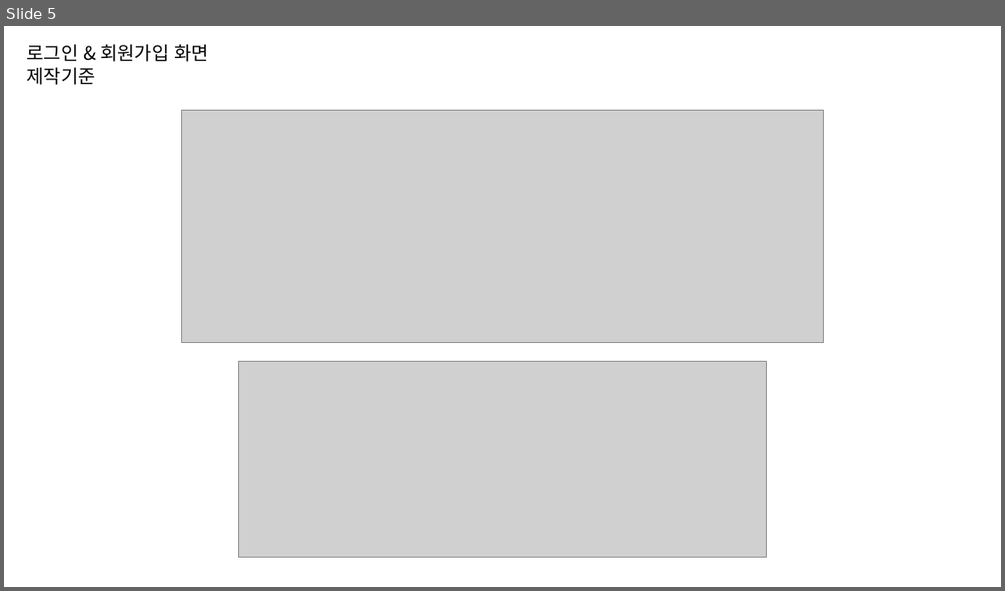
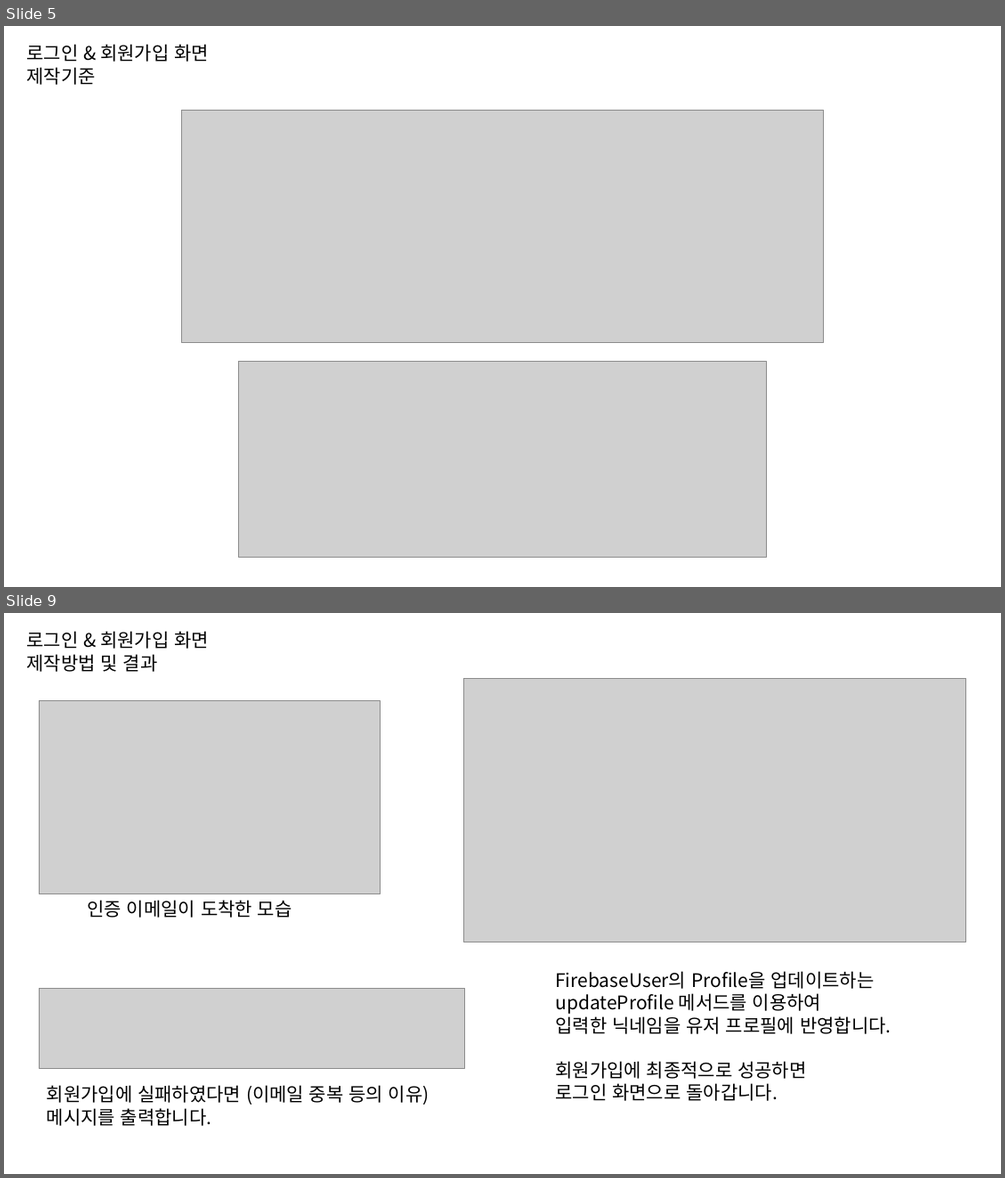
Before and after one commit to byungmeo/CockFit, a slide deck: Documents/4.제작보고서/제작보고서 자료.pptx. Shown one above the other, each under a label of ours: slide 5 before the commit, slides 5 and 9 after it; the slides between them are not shown. The pictures are 1005x591 and 1005x1178 pixels, drawn with LibreOffice and Linux fonts; fonts in the diff are those of the drawing; grey boxes stand for pictures. Boxes give left, top, right and bottom in pixels: in the first picture for what was removed or moved away, otherwise in the second. Text is boxed around its words. In the diff, an @@ line names an element or a change of style, - is before the commit and + after.

Commit message:
제작보고서자료업데이트 / 레시피해시태그표시 / 나만의레시피 표시

```diff
--- a/Documents/4.제작보고서/제작보고서 자료.pptx
+++ b/Documents/4.제작보고서/제작보고서 자료.pptx
@@ slide 9 added at <box>4,613,1001,1174</box>, background #FFFFFF @@
@@ text added at <box>26,631,209,672</box>, 18 pt, text #000000 @@
+로그인 & 회원가입 화면
+제작방법 및 결과
@@ picture added at <box>464,678,966,942</box> @@
@@ picture added at <box>39,701,380,893</box> @@
@@ text added at <box>87,900,292,917</box>, 18 pt, text #000000 @@
+인증 이메일이 도착한 모습
@@ text added at <box>555,971,890,1101</box>, 18 pt, text #000000 @@
+FirebaseUser의 Profile을 업데이트하는
+updateProfile 메서드를 이용하여
+입력한 닉네임을 유저 프로필에 반영합니다.
+회원가입에 최종적으로 성공하면
+로그인 화면으로 돌아갑니다.
@@ picture added at <box>39,988,464,1068</box> @@
@@ text added at <box>47,1085,429,1126</box>, 18 pt, text #000000 @@
+회원가입에 실패하였다면 (이메일 중복 등의 이유)
+메시지를 출력합니다.
```
Also in this commit, not shown: 8 slides changed, 9 other slides added, 1 slide removed, 7 other files.
